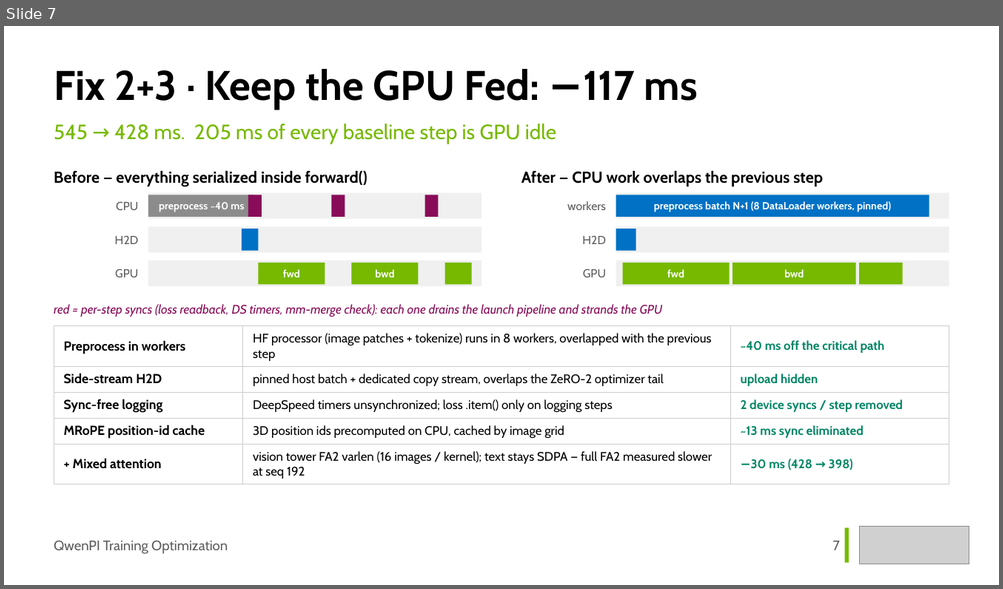
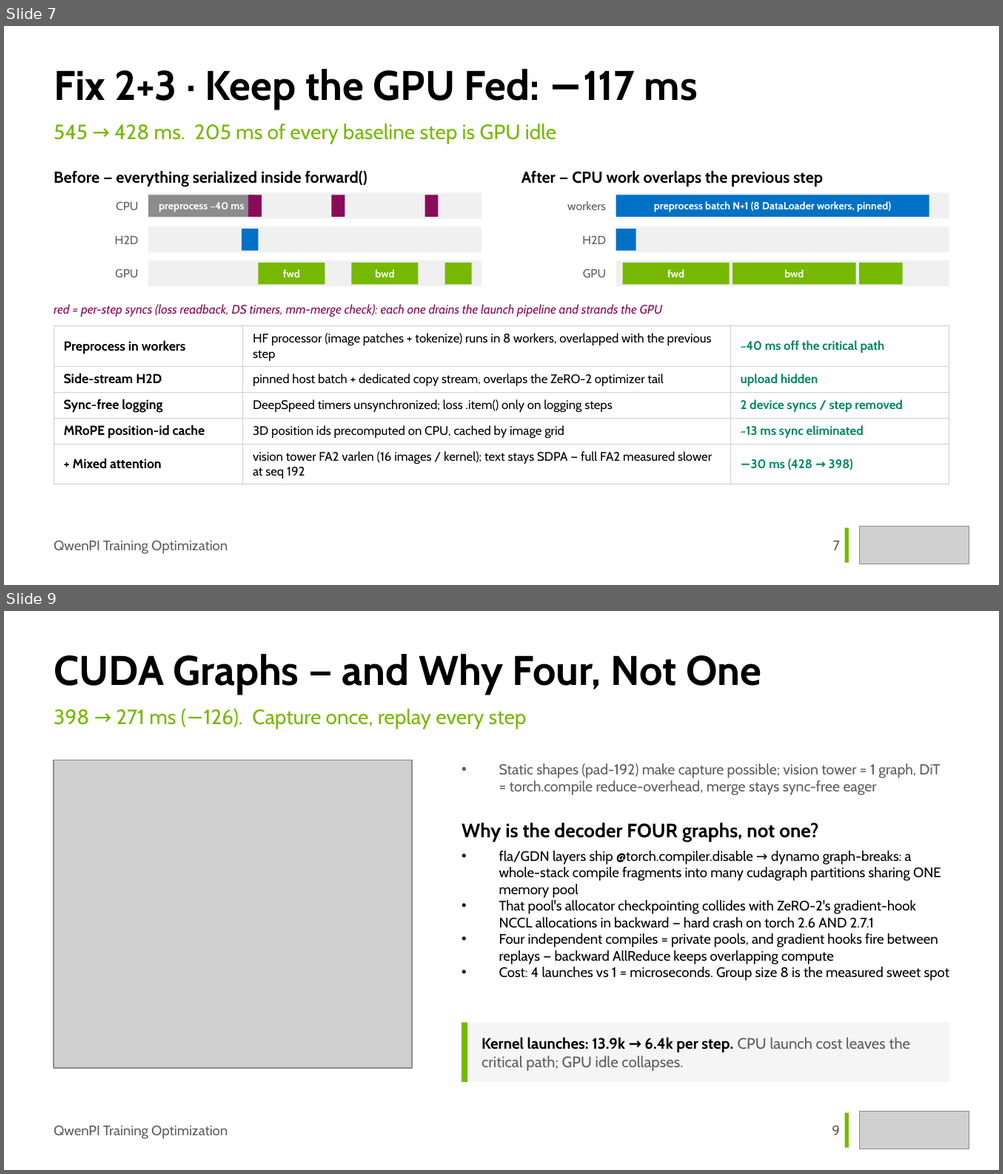
Before and after one commit to Holworth/starVLA, a slide deck: docs/slides/qwenpi-optimization.pptx. Shown one above the other, each under a label of ours: slide 7 before the commit, slides 7 and 9 after it; the slides between them are not shown. The pictures are 1003x589 and 1003x1174 pixels, drawn with LibreOffice and Linux fonts; fonts in the diff are those of the drawing; grey boxes stand for pictures. Boxes give left, top, right and bottom in pixels: in the first picture for what was removed or moved away, otherwise in the second. Text is boxed around its words. In the diff, an @@ line names an element or a change of style, - is before the commit and + after.

Commit message:
docs(slides): split CUDA Graphs into launch-bound evidence page and 4-vs-1 design page

```diff
--- a/docs/slides/qwenpi-optimization.pptx
+++ b/docs/slides/qwenpi-optimization.pptx
@@ slide 9 added at (4, 611, 999, 1170), background #FFFFFF @@
@@ text added at (54, 654, 761, 694), 30 pt, text #000000, bold @@
+CUDA Graphs — and Why Four, Not One
@@ text added at (54, 709, 526, 729), 15 pt, text #76B900 @@
+398 → 271 ms (−126). Capture once, replay every step
@@ picture added at (54, 760, 412, 1068) @@
@@ text added at (499, 763, 939, 795), 10.5 pt, text #5E5E5E @@
+• Static shapes (pad-192) make capture possible; vision tower = 1 graph, DiT = torch.compile reduce-overhead, merge stays sync-free eager
@@ text added at (461, 823, 818, 842), 14 pt, text #000000, bold @@
+Why is the decoder FOUR graphs, not one?
@@ text added at (499, 851, 949, 981), 10 pt, text #000000 @@
+• fla/GDN layers ship @torch.compiler.disable → dynamo graph-breaks: a whole-stack compile fragments into many cudagraph partitions sharing ONE memory pool
+• That pool's allocator checkpointing collides with ZeRO-2's gradient-hook NCCL allocations in backward — hard crash on torch 2.6 AND 2.7.1
+• Four independent compiles = private pools, and gradient hooks fire between replays — backward AllReduce keeps overlapping compute
+• Cost: 4 launches vs 1 = microseconds. Group size 8 is the measured sweet spot
@@ rectangle added at (461, 1022, 949, 1082), fill #F5F5F5 @@
@@ rectangle added at (461, 1022, 467, 1082), fill #76B900 @@
@@ text added at (481, 1037, 910, 1071), 11 pt, text #5E5E5E @@
+Kernel launches: 13.9k → 6.4k per step. CPU launch cost leaves the critical path; GPU idle collapses.
@@ rectangle added at (845, 1113, 848, 1148), fill #76B900 @@
@@ picture added at (859, 1112, 969, 1150) @@
@@ text added at (54, 1125, 227, 1139), 10 pt, text #5E5E5E @@
+QwenPI Training Optimization
@@ text added at (831, 1125, 839, 1136), 10 pt, text #5E5E5E @@
+9
```
Also in this commit, not shown: 4 slides changed, 1 other slide added, 1 slide removed, 1 other file.
